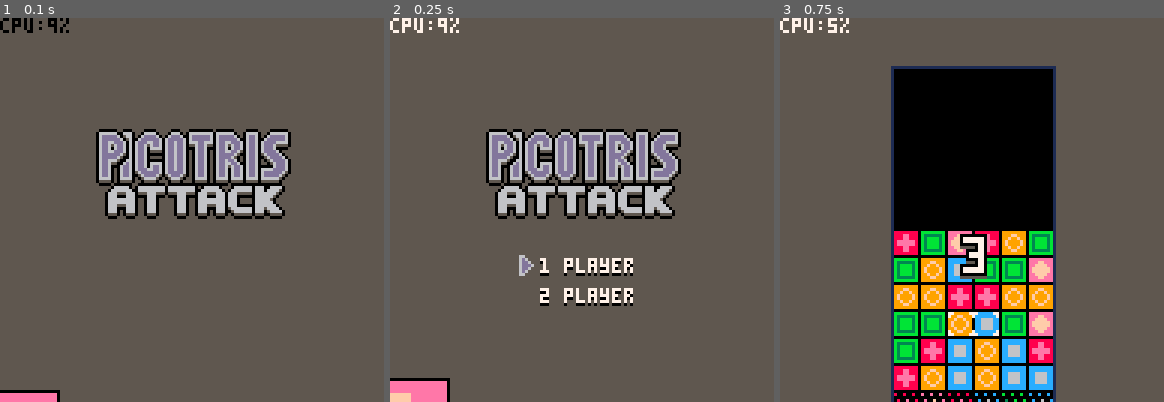
Above: before the commit, frames 1-3 (left to right).
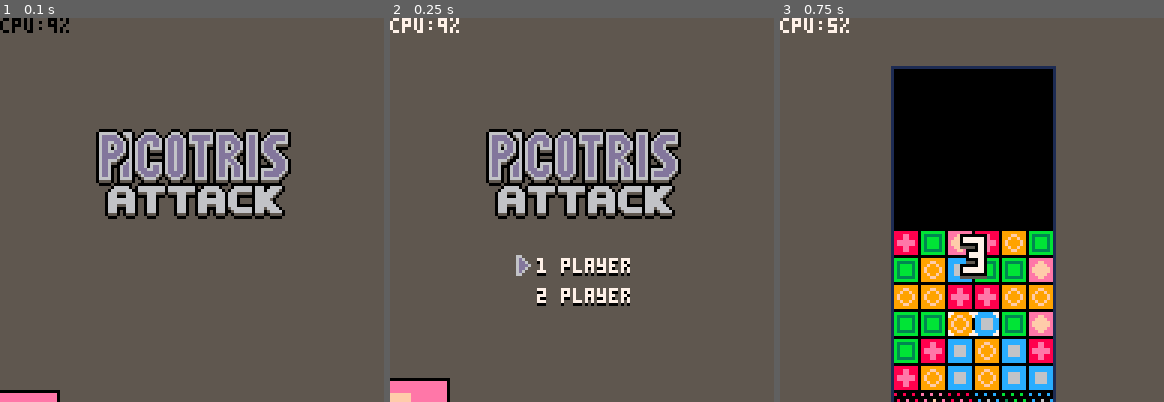
Above: after the commit, the same moments.

Repository: stevelavietes/pico8carts
Game: PICO-8 cartridge pa.p8
The game is run twice, just before and just after one commit, with the same random seed, the same clock (stepped at 60 frames per second) and the same inputs.
Inputs:
- Up to frame 1 (0.1 s): no input
- Up to frame 2 (0.25 s): no input
- Up to frame 3 (0.75 s): tap X (X key) at 0.33 s; tap O (Z key) at 0.7 s

Frame 1 is identical in both runs. In frame 2, 1.5% of the frame differs, in the area x 32-64%, y 61-75%; in frame 3, nothing differs.

Commit message:
menu text is centered by width

Diff:
--- a/pa.p8
+++ b/pa.p8
@@ -654,7 +654,7 @@
  x,y, --pos
  omb --omit backdrop
 )
- return {
+ local m={
   lbs=lbs,
   f=fnc,
   i=0, --item
@@ -665,22 +665,24 @@
   h=10*#lbs+4,
   b=false,
   omb=omb,
+  tw=0,--text width
   draw=function(t)
    local e=elapsed(t.s)
+   local x=min(1,e/t.e)*32
    if not t.omb then
-    local x=min(1,e/t.e)*32
     rectfill(-x,0,x,t.h,0)
     rect(-x,0,x,t.h,1)
    end
    if e<t.e then
     return
    end
+   x=-t.tw*4/2
    for i,l in pairs(t.lbs) do
     local y=4+(i-1)*10
-    print(l,-18,y+1,0)
-    print(l,-18,y,7)
-   end
-   spr(48,-18-9,3+10*t.i)
+    print(l,x,y+1,0)
+    print(l,x,y,7)
+   end
+   spr(48,x-9,3+10*t.i)
   end,
   update=function(t,s)
    if elapsed(t.s)<(t.e*2) then
@@ -710,6 +712,10 @@
    end
   end
  }
+ for l in all(lbs) do
+  m.tw=max(m.tw,#l)
+ end
+ return m
 end
 
 function make_retry(np)
@@ -737,7 +743,7 @@
   function(t,i,s)
    start_game(i+1)
   end,
-  68,76,true
+  65,76,true
  )
 end
 
